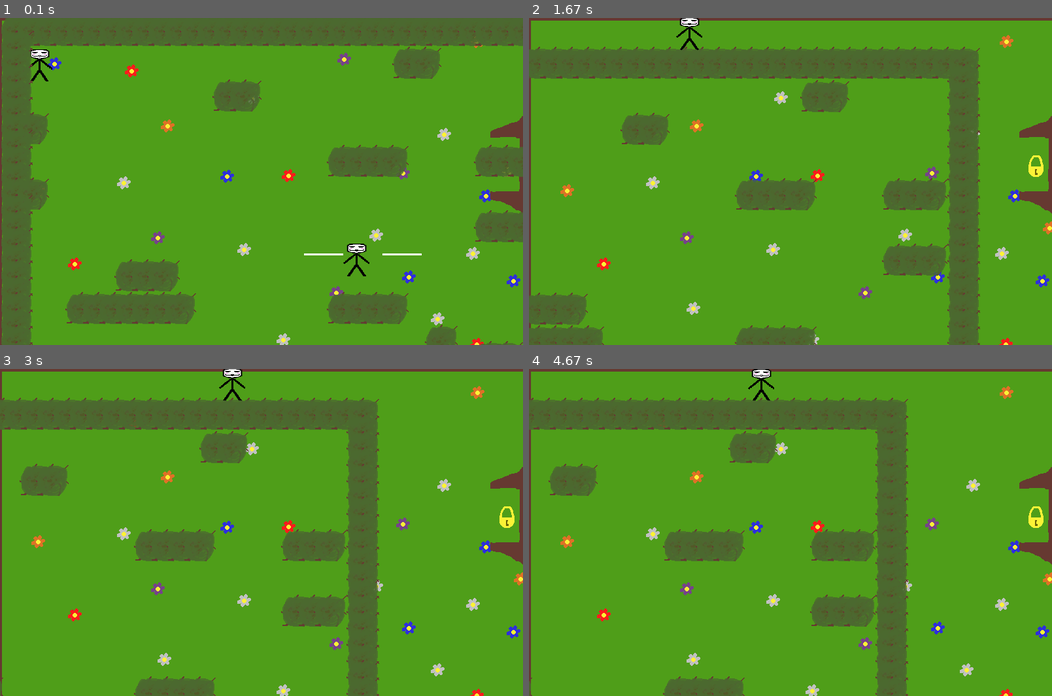
Above: before the commit, frames 1-4 (two rows, left to right).
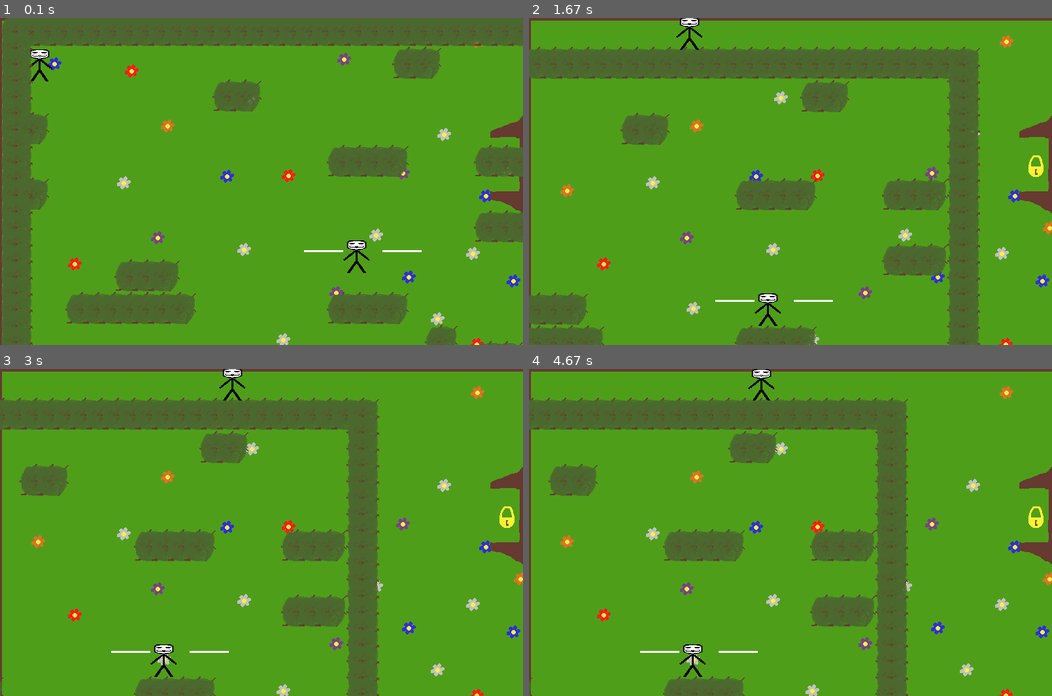
Above: after the commit, the same moments.

Repository: Aiizbar/PyGame_UL_Platformer
Game: pygame game, started from code/testCamera.py
Two runs of this game, one before a commit and one after it. Both use one fixed random seed, a clock stepped at 60 frames per second and the inputs below.
Inputs:
- Up to frame 1 (0.1 s): no input
- Up to frame 2 (1.67 s): tap Space at 0.33, 1.17 s; hold D 0.67-1.13 s; hold D from 1.5 s (still down)
- Up to frame 3 (3 s): release D at 1.97 s; tap D at 2 s
- Up to frame 4 (4.67 s): no input

The runs differ from the first frame. In frame 1, 0.4% of the frame differs, in the area x 58-81%, y 68-79%; in frame 2, 0.3%; in frame 3, 0.3%; in frame 4, 0.3%.

Commit message:
CameraVersion-0.1.12-TestEdition

Diff:
--- a/code/testCamera.py
+++ b/code/testCamera.py
@@ -310,9 +310,13 @@
         self.dy = 0
 
     # сдвинуть объект obj на смещение камеры
-    def apply(self, obj):
-        obj.rect.x -= self.dx
-        obj.rect.y -= self.dy
+    def apply(self, obj, what):
+        if what == "blocks":
+            obj.rect.x -= self.dx
+            obj.rect.y -= self.dy
+        if what != "blocks":
+            x_enemy[what] -= self.dx
+            y_enemy[what] -= self.dy
 
     # позиционировать камеру на объекте target
     def update(self, target):
@@ -361,7 +365,7 @@
         ene.update(i, entities)
         screen.blit(ene.image, (ene.x_e, ene.y_e))
         # добавление врагов в общую группу спрайтов
-        all_sprites.add(ene)
+        # all_sprites.add(ene)
     # добавление платформ в общую группу
     all_sprites.add(entities)
     # создание спрайта ирока для работы с камерой
@@ -369,10 +373,13 @@
     all_sprites.add(player)
     camera.update(player)  # центризируем камеру относительно персонажа
     for e in all_sprites:
-        camera.apply(e)
+        camera.apply(e, "blocks")
+    for i in range(len(x_enemy)):
+        ene = Enemy(x_enemy[i], y_enemy[i])
+        camera.apply(ene, i)
     # обновление платформ и их вывод
     entities.draw(screen)
     a.update(entities)
     clock.tick(60)
-    pygame.display.set_caption(f"{clock.get_fps(), a.Hitpoints, (ene.direction)}")
+    pygame.display.set_caption(f"{clock.get_fps(), a.Hitpoints}")
     pygame.display.update()
